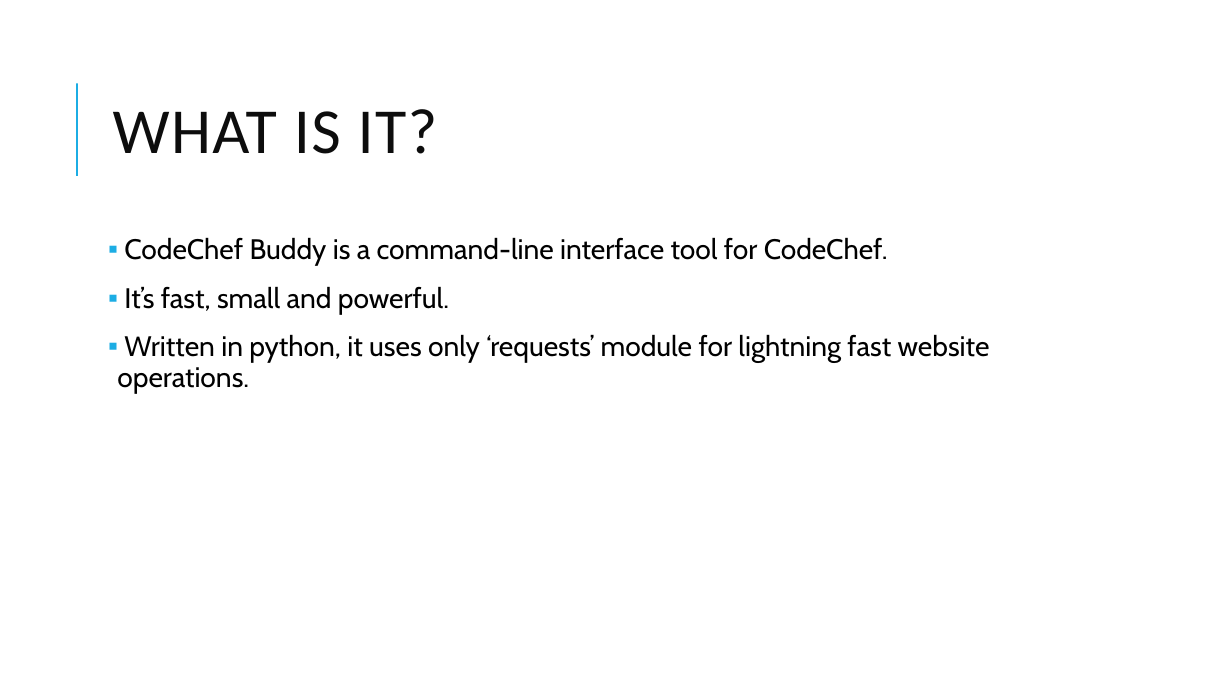
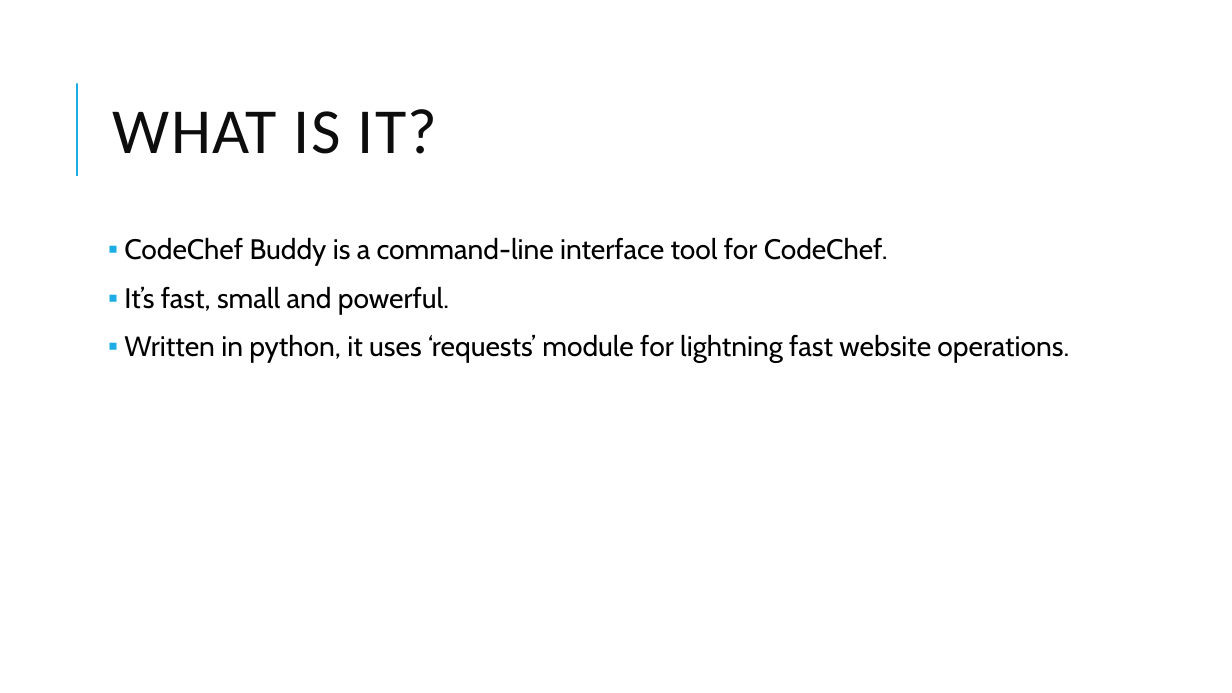
Before and after one commit to IshaanG/CodeChef-Buddy, a slide deck: slide 2 of Codechef buddy1.odp. Drawn at 1232x693 pixels with LibreOffice and Linux fonts; fonts in the diff are those of the drawing. Boxes give left, top, right and bottom in pixels: in the first picture for what was removed or moved away, otherwise in the second. Text is boxed around its words. In the diff, an @@ line names an element or a change of style, - is before the commit and + after.

Commit message:
ppt

```diff
--- a/Codechef buddy1.odp
+++ b/Codechef buddy1.odp
@@ text at [124, 334, 1069, 363]: text changed @@
-▪ Written in python, it uses only ‘requests’ module for lightning fast website operations.
+▪ Written in python, it uses ‘requests’ module for lightning fast website operations.
```
Also in this commit, not shown: 7 other slides changed, 1 slide removed.
